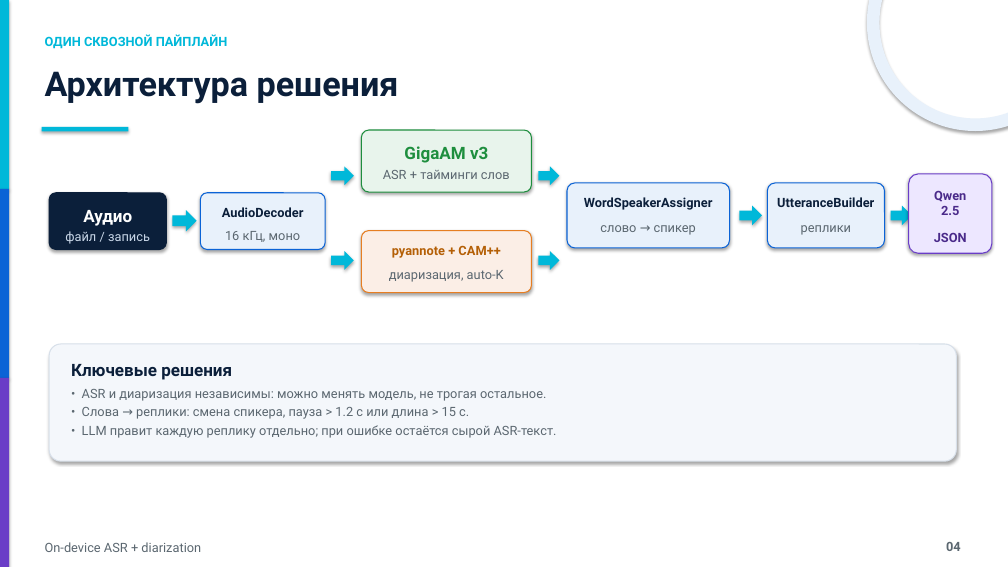
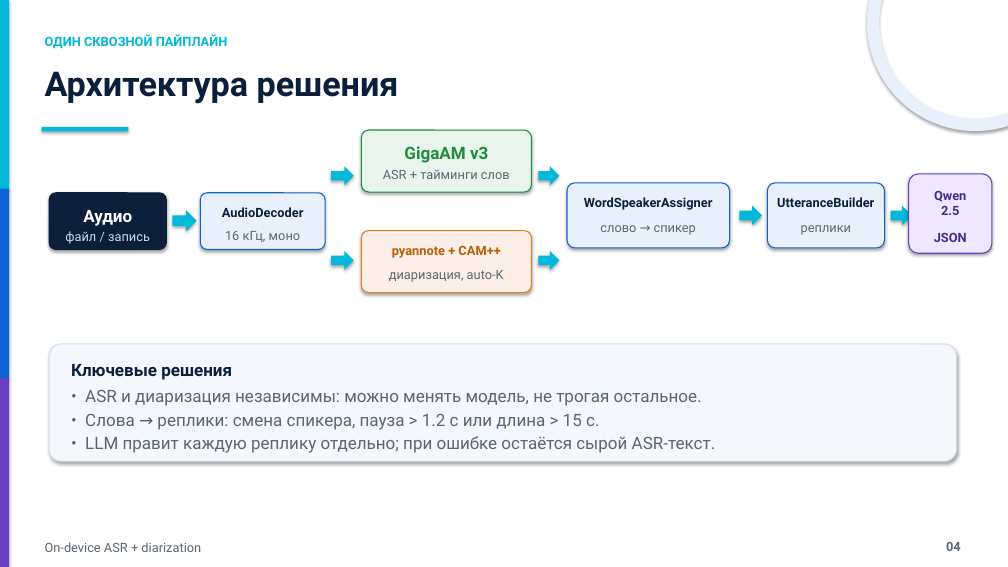
Before and after one commit to VershininSemyon/nuclear_hack_team_corgi, a slide deck: slide 4 of artifacts/hackathon_defense.pptx. Drawn at 1008x567 pixels with LibreOffice and Linux fonts; fonts in the diff are those of the drawing. Boxes give left, top, right and bottom in pixels: in the first picture for what was removed or moved away, otherwise in the second. Text is boxed around its words. In the diff, an @@ line names an element or a change of style, - is before the commit and + after.

```diff
--- a/artifacts/hackathon_defense.pptx
+++ b/artifacts/hackathon_defense.pptx
@@ text "• ASR и диаризация независимы: ..." at bbox=[85, 390, 716, 453]: size 12.2 to 16.2 pt @@
```
Also in this commit, not shown: 4 other slides changed, 6 other files.
